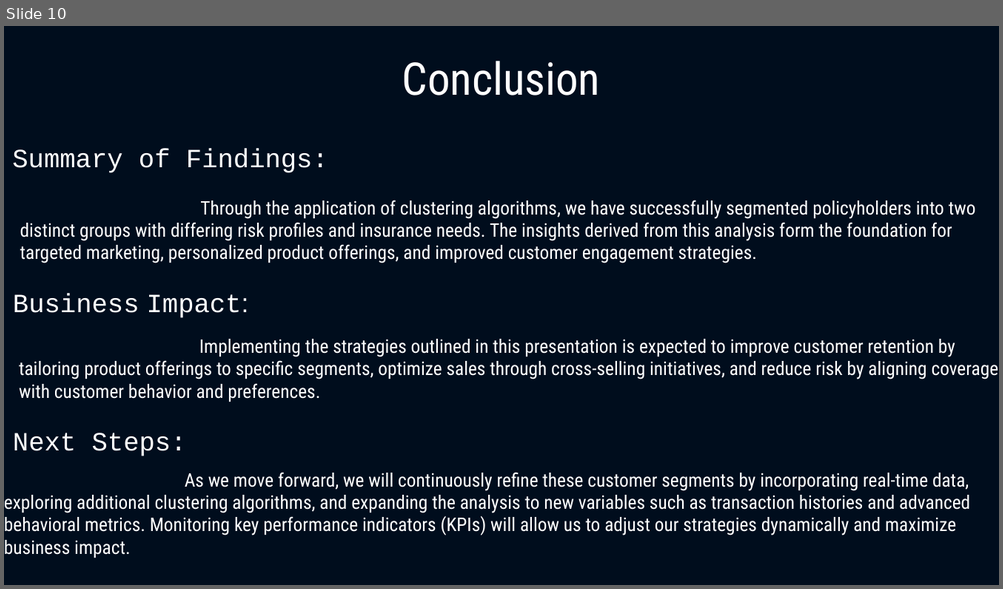
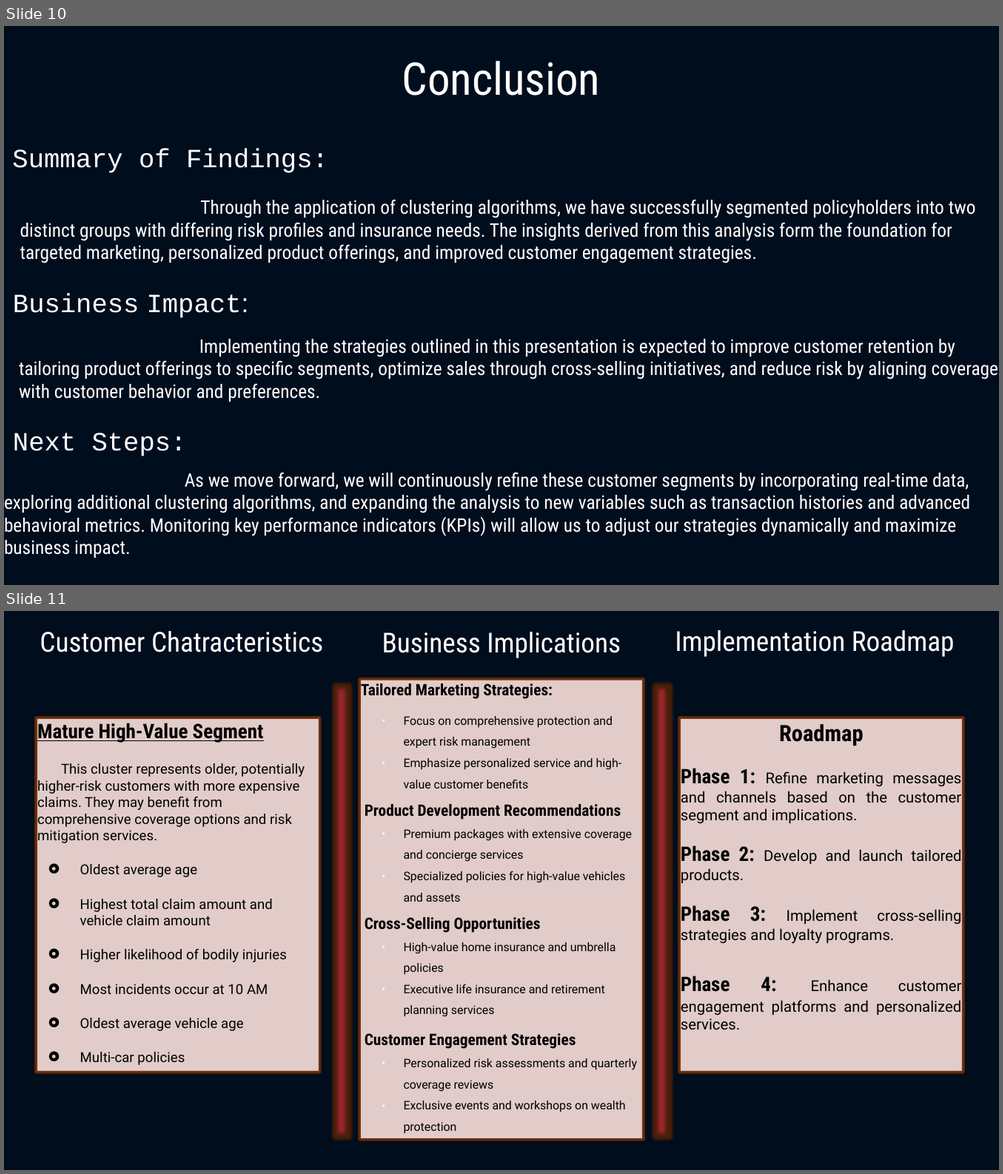
Before and after one commit to Santhosh-Analytics/Insurance_Analytics_Prediction, a slide deck: Data_Driven_Insights.pptx. Shown one above the other, each under a label of ours: slide 10 before the commit, slides 10 and 11 after it. The pictures are 1003x589 and 1003x1174 pixels, drawn with LibreOffice and Linux fonts; fonts in the diff are those of the drawing. Boxes give left, top, right and bottom in pixels: in the first picture for what was removed or moved away, otherwise in the second. Text is boxed around its words. In the diff, an @@ line names an element or a change of style, - is before the commit and + after.

```diff
--- a/Data_Driven_Insights.pptx
+++ b/Data_Driven_Insights.pptx
@@ slide 11 added at <box>4,611,999,1170</box>, background #000D1D @@
@@ text added at <box>40,631,323,652</box>, 22 pt, text #FFFFFF @@
+Customer Chatracteristics
@@ text added at <box>382,632,620,658</box>, 22 pt, text #FFFFFF @@
+Business Implications
@@ text added at <box>674,630,954,657</box>, 22 pt, text #FFFFFF @@
+Implementation Roadmap
@@ rectangle added at <box>334,686,348,1137</box>, fill #DB2D67 at 52% opacity @@
@@ rectangle added at <box>360,678,644,1140</box>, fill #F5DDD9 at 92% opacity, outline #622502 2.3 pt, 9.4 pt, text #000000 @@
+Tailored Marketing Strategies:
+  ● Focus on comprehensive protection and expert risk management
+  ● Emphasize personalized service and high-value customer benefits
+Product Development Recommendations
+  ● Premium packages with extensive coverage and concierge services
+  ● Specialized policies for high-value vehicles and assets
+Cross-Selling Opportunities
+  ● High-value home insurance and umbrella policies
+  ● Executive life insurance and retirement planning services
+Customer Engagement Strategies
+  ● Personalized risk assessments and quarterly coverage reviews
+  ● Exclusive events and workshops on wealth protection
@@ rectangle added at <box>654,686,669,1137</box>, fill #DB2D67 at 52% opacity @@
@@ rectangle added at <box>36,718,320,1073</box>, fill #F5DDD9 at 92% opacity, outline #622502 2.3 pt, 11 pt, text #000000 @@
+Mature High-Value Segment
+This cluster represents older, potentially higher-risk customers with more expensive claims. They may benefit from comprehensive coverage options and risk mitigation services.
+ Oldest average age
+ Highest total claim amount and vehicle claim amount
+ Higher likelihood of bodily injuries
+ Most incidents occur at 10 AM
+ Oldest average vehicle age
+ Multi-car policies
@@ rectangle added at <box>679,718,963,1073</box>, fill #F5DDD9 at 92% opacity, outline #622502 2.3 pt, 12 pt, text #000000 @@
+Roadmap
+Phase 1: Refine marketing messages and channels based on the customer segment and implications.
+Phase 2: Develop and launch tailored products.
+Phase 3: Implement cross-selling strategies and loyalty programs.
+Phase 4: Enhance customer engagement platforms and personalized services.
```
Also in this commit, not shown: 3 slides changed, 2 other slides added, 4 other files.
